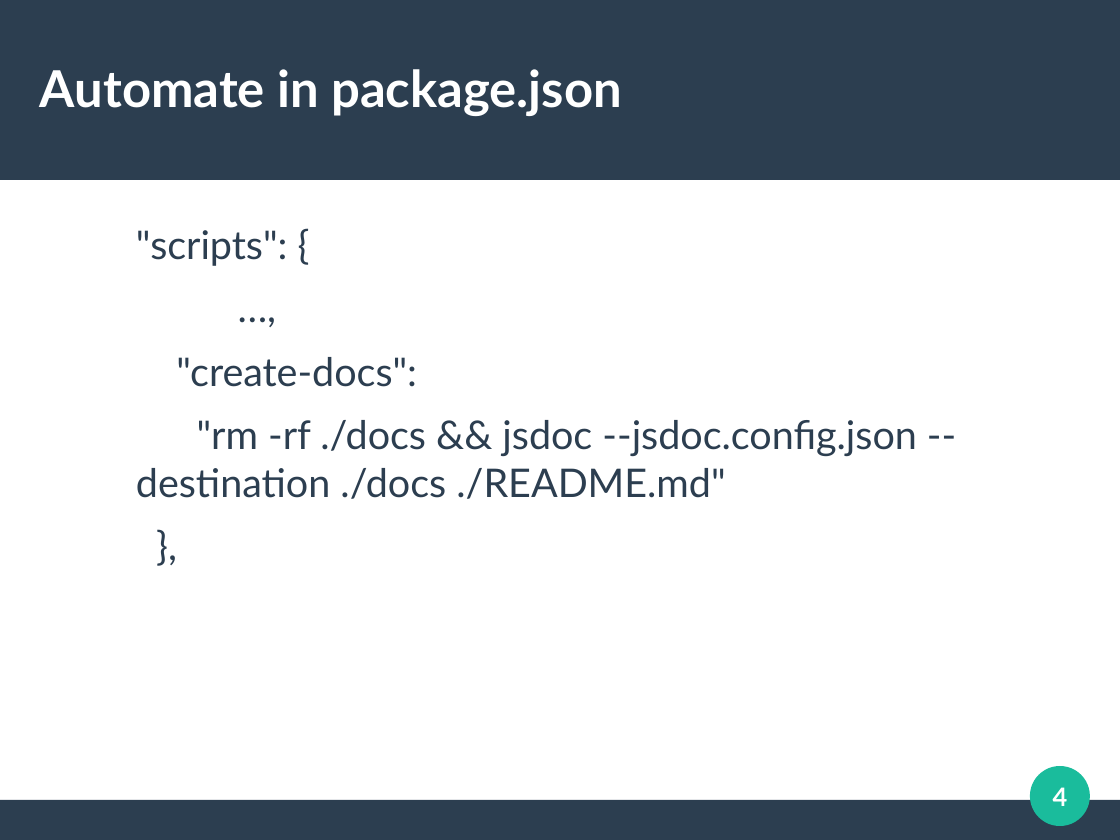
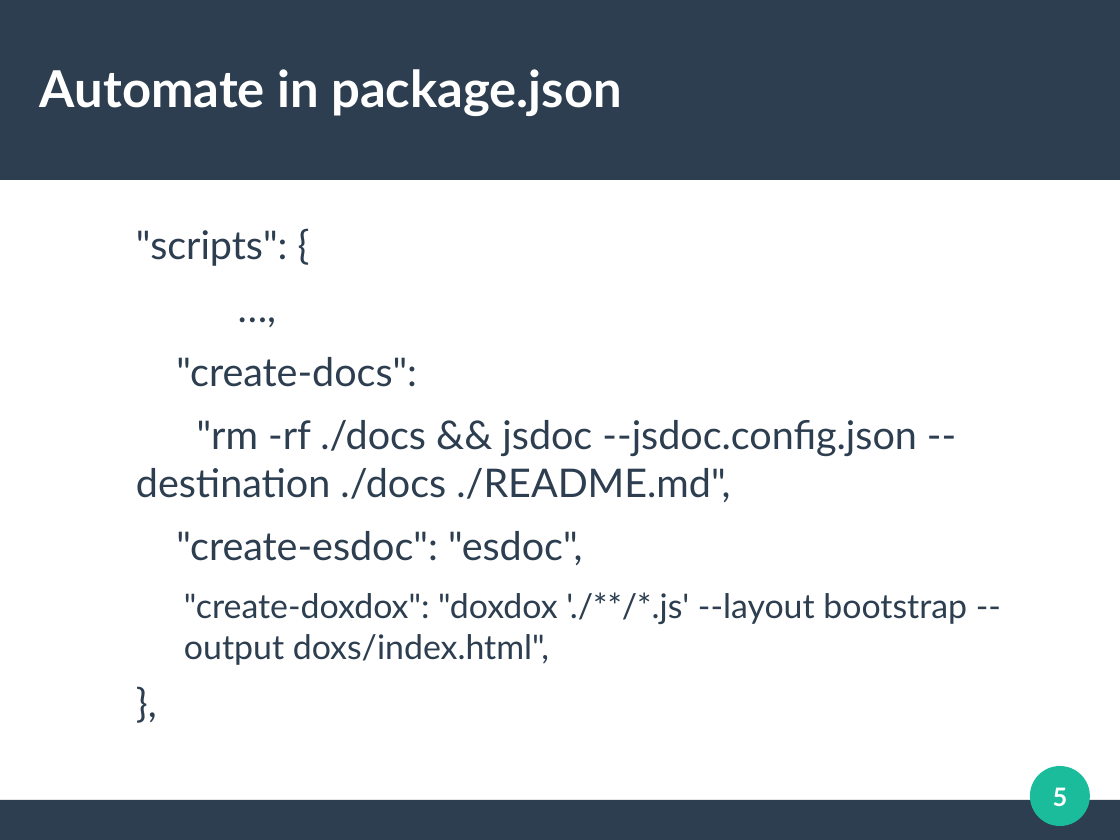
Before and after one commit to NCJS/04-19-tools-for-documenting-your-code, a slide deck: slide 5 of TALK_SLIDESHOW.odp (slide 4 before the commit). Drawn at 1120x840 pixels with LibreOffice and Linux fonts; fonts in the diff are those of the drawing. Boxes give left, top, right and bottom in pixels: in the first picture for what was removed or moved away, otherwise in the second. Text is boxed around its words. In the diff, an @@ line names an element or a change of style, - is before the commit and + after.

```diff
--- a/TALK_SLIDESHOW.odp
+++ b/TALK_SLIDESHOW.odp
@@ text at [136,420,967,665]: text changed @@
-  "rm -rf ./docs && jsdoc --jsdoc.config.json --destination ./docs ./README.md"
+  "rm -rf ./docs && jsdoc --jsdoc.config.json --destination ./docs ./README.md",
+  "create-esdoc": "esdoc",
+    "create-doxdox": "doxdox './**/*.js' --layout bootstrap --output doxs/index.html",
@@ page number at [1053,787,1068,806]: text changed @@
-4
+5
```
Also in this commit, not shown: 2 other slides changed, 3 slides added, 1 slide removed, 41 other files.
